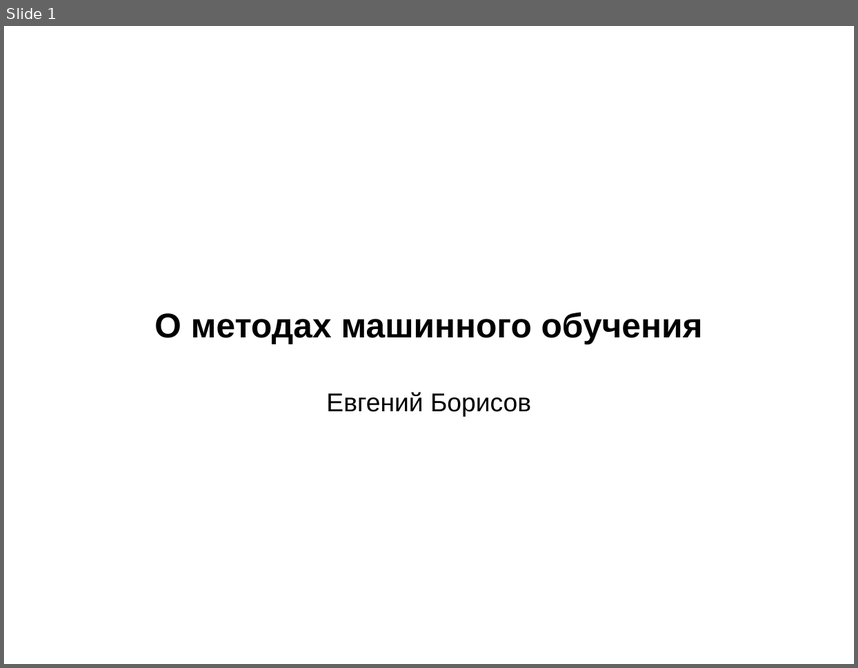
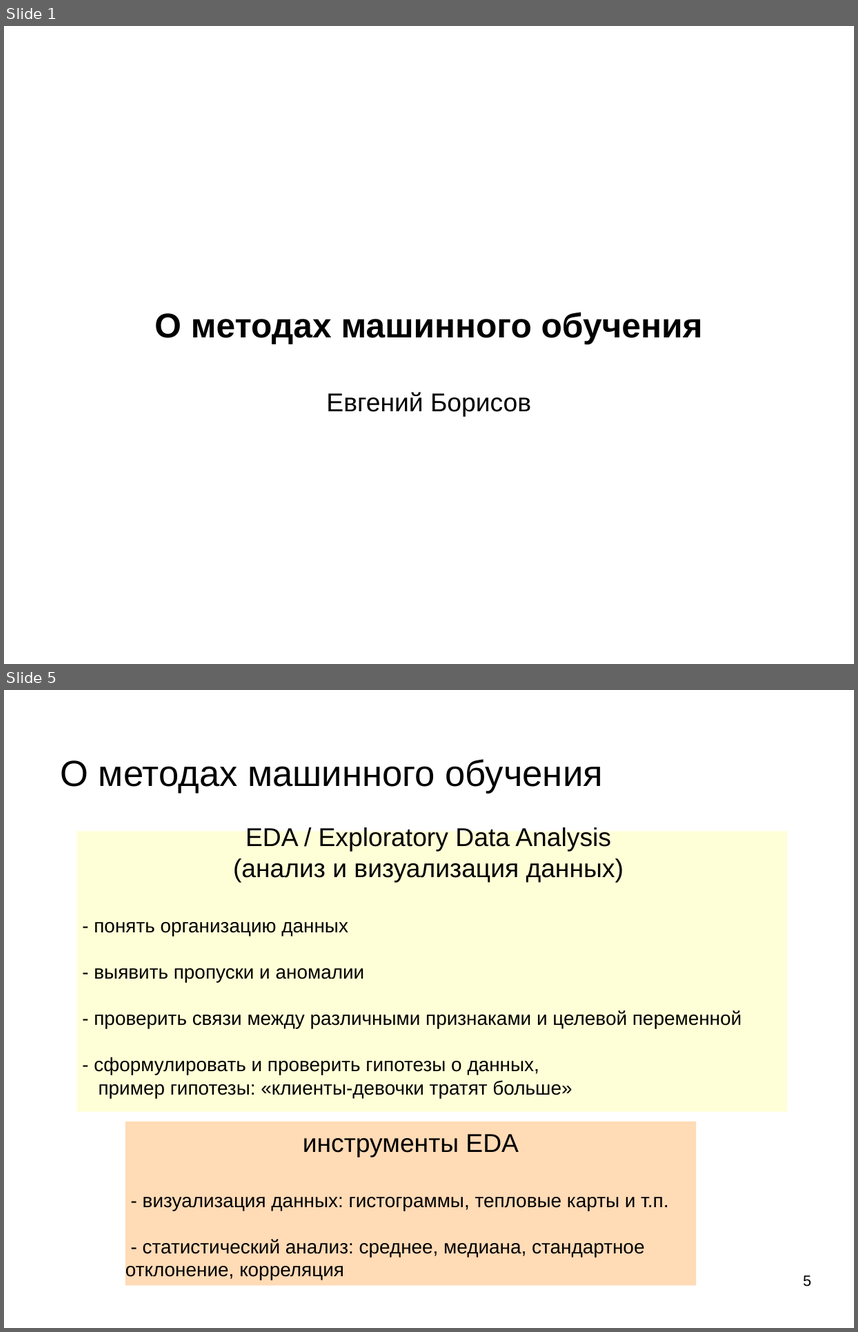
Before and after one commit to mechanoid5/ml_lectorium_2026_I, a slide deck: 03-ml-basic.odp. Shown one above the other, each under a label of ours: slide 1 before the commit, slides 1 and 5 after it; the slides between them are not shown. The pictures are 858x668 and 858x1332 pixels, drawn with LibreOffice and Linux fonts; fonts in the diff are those of the drawing; background and template pictures are left out. Boxes give left, top, right and bottom in pixels: in the first picture for what was removed or moved away, otherwise in the second. Text is boxed around its words. In the diff, an @@ line names an element or a change of style, - is before the commit and + after.

```diff
--- a/03-ml-basic.odp
+++ b/03-ml-basic.odp
@@ slide 5 added at (4,690,854,1328), background picture (left out) @@
@@ title added at (60,759,603,793), 33.9 pt, text #000000 @@
+О методах машинного обучения
@@ subtitle added at (76,831,787,1111), fill #FFFFD7, 18 pt, text #000000 @@
+EDA / Exploratory Data Analysis
+(анализ и визуализация данных)
+- понять организацию данных
+- выявить пропуски и аномалии
+- проверить связи между различными признаками и целевой переменной
+- сформулировать и проверить гипотезы о данных,
+пример гипотезы: «клиенты-девочки тратят больше»
@@ rectangle added at (125,1121,696,1285), fill #FFDBB6, 18 pt, text #000000 @@
+инструменты EDA
+- визуализация данных: гистограммы, тепловые карты и т.п.
+- статистический анализ: среднее, медиана, стандартное отклонение, корреляция
@@ page number added at (803,1275,811,1286), 14 pt, text #000000 @@
+5
```
Also in this commit, not shown: 4 slides changed, 3 other slides added, 4 other files.
